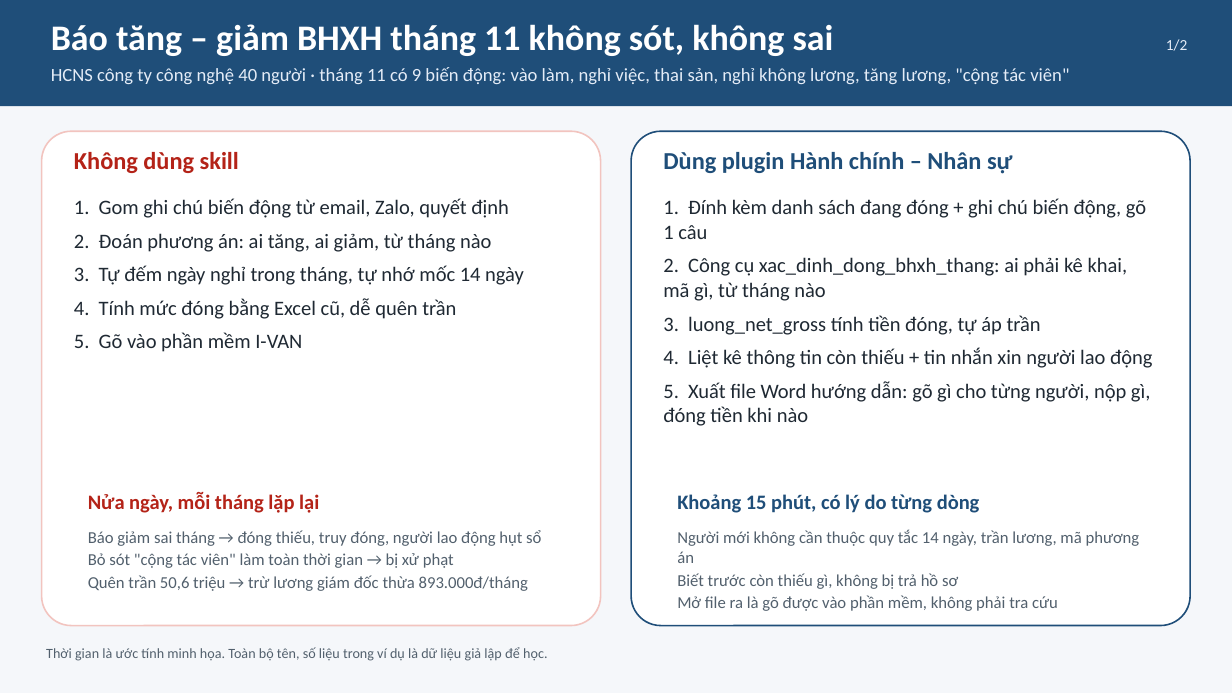
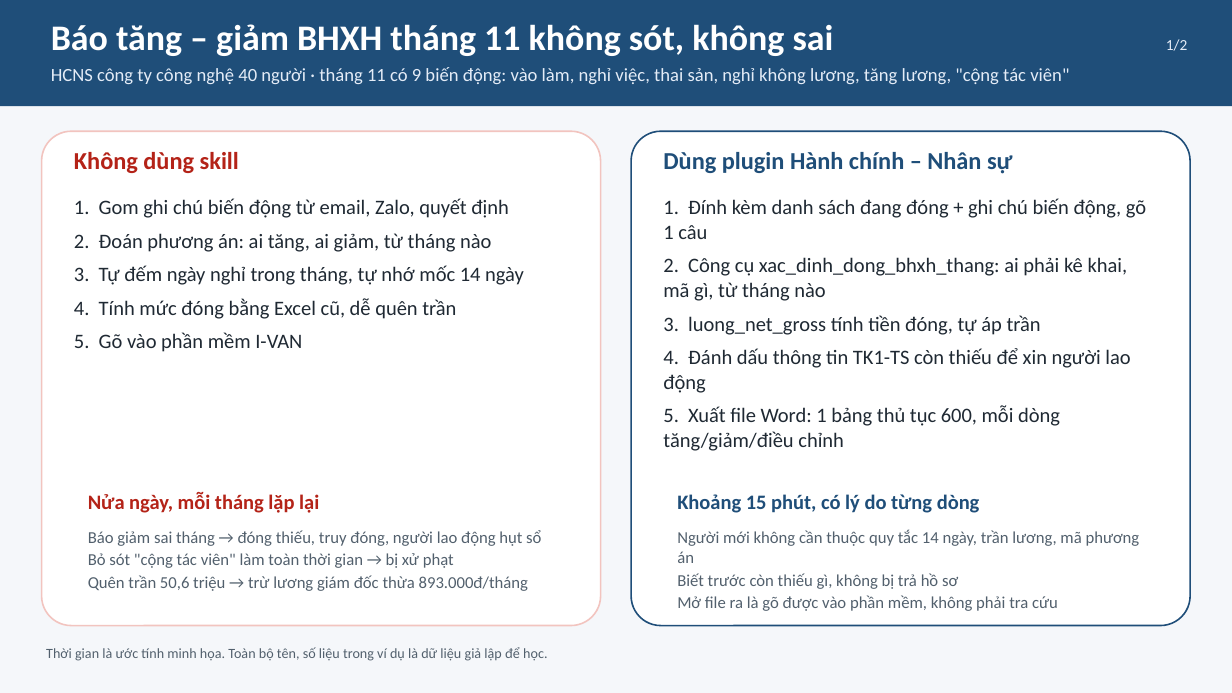
Before and after one commit to billdao77-cpu/Bill-Dao, a slide deck: slide 1 of example/bao-tang-giam-bhxh/slide/bao-tang-giam-bhxh.pptx. Drawn at 1232x693 pixels with LibreOffice and Linux fonts; fonts in the diff are those of the drawing. Boxes give left, top, right and bottom in pixels: in the first picture for what was removed or moved away, otherwise in the second. Text is boxed around its words. In the diff, an @@ line names an element or a change of style, - is before the commit and + after.

```diff
--- a/example/bao-tang-giam-bhxh/slide/bao-tang-giam-bhxh.pptx
+++ b/example/bao-tang-giam-bhxh/slide/bao-tang-giam-bhxh.pptx
@@ text at box(663, 348, 1130, 451): text changed @@
-4. Liệt kê thông tin còn thiếu + tin nhắn xin người lao động
-5. Xuất file Word hướng dẫn: gõ gì cho từng người, nộp gì, đóng tiền khi nào
+4. Đánh dấu thông tin TK1-TS còn thiếu để xin người lao động
+5. Xuất file Word: 1 bảng thủ tục 600, mỗi dòng tăng/giảm/điều chỉnh
```
Also in this commit, not shown: 1 other slide changed, 59 other files.
